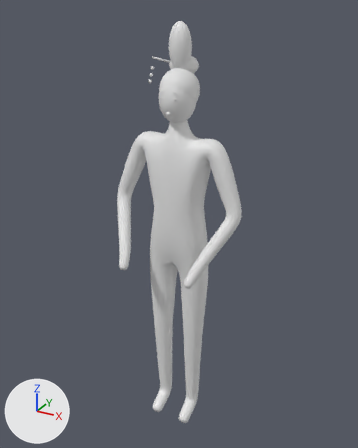
A saved change to the FBX model Assets/HuaShang/Resources/HuaShang/Art/Characters/SK_yangGuiFei.fbx.
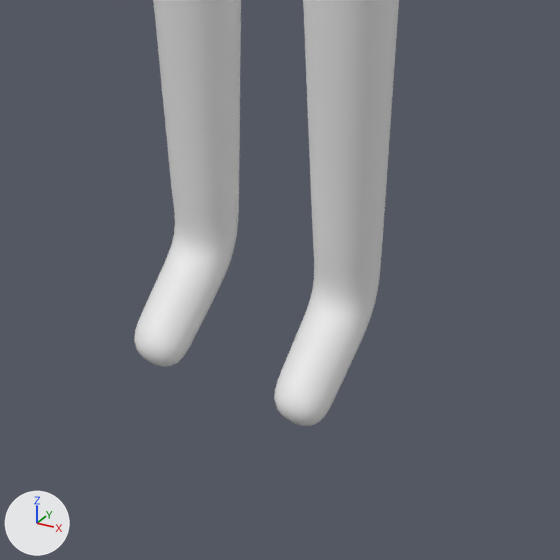
The first picture shows the older version from a camera (50 mm lens) standing at (0.951, -1.729, 1.899) and looking at (0.006, -0.011, 1.04). The close-ups show the older and then the newer version on the part from 36% to 65% of the width and 77% to 100% of the height of that picture. Only the edits that show in the close-ups are written down. The lights are fixed; the arrows at lower left show +X, +Y and +Z. Where no turn or scale is listed for an object, it has been applied to the vertices.

In view in the first close-up: 'Body'.
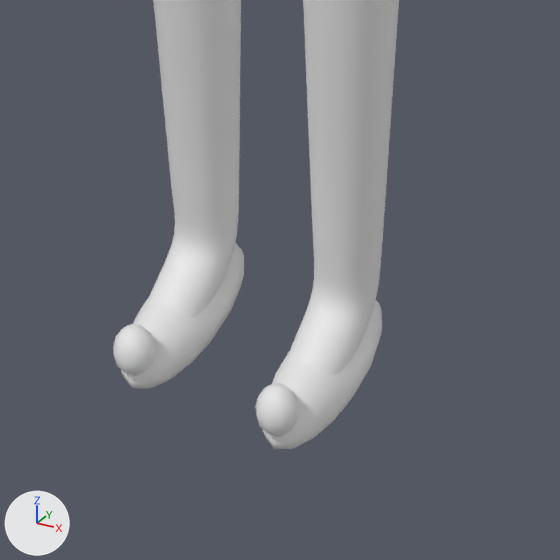
Changed parts and their boxes (x1, y1, x2, y2) in the close-ups (560 x 560 px):
'Shoe.001', added
    after: (121, 242, 244, 388)
'Shoe', added
    after: (263, 301, 382, 449)
'ShoeTip', added
    after: (255, 383, 299, 436)
'ShoeTip.001', added
    after: (113, 324, 155, 376)

Edits to the bpy script that builds the scene:
```text
Add me_shoetip:
    me_shoetip.from_pydata(...)  # a UV sphere (10 segments, 6 rings, poles along z) spanning x 0.056..0.094, y -0.155..-0.115, z 0.045..0.095
    me_shoetip.materials.append(mat_m_lacquer_red)  # white #e7e7e7
Add me_shoe:
    me_shoe.from_pydata(...)  # 146 vertices, 160 faces; spans x 0.04..0.11, y -0.145..0.055, z 0.0..0.08
    me_shoe.materials.append(mat_m_lacquer_red)  # white #e7e7e7
Add me_shoetip_001:
    me_shoetip_001.from_pydata(...)  # a UV sphere (10 segments, 6 rings, poles along z) spanning x -0.094..-0.056, y -0.155..-0.115, z 0.045..0.095
    me_shoetip_001.materials.append(mat_m_lacquer_red)  # white #e7e7e7
Add me_shoe_001:
    me_shoe_001.from_pydata(...)  # 146 vertices, 160 faces; spans x -0.11..-0.04, y -0.145..0.055, z 0.0..0.08
    me_shoe_001.materials.append(mat_m_lacquer_red)  # white #e7e7e7
Add ob_shoetip:
    ob_shoetip = bpy.data.objects.new('ShoeTip', me_shoetip)
    ob_shoetip.location = (0.0, 0.0, 0.0)
Add ob_shoe:
    ob_shoe = bpy.data.objects.new('Shoe', me_shoe)
    ob_shoe.location = (0.0, 0.0, 0.0)
Add ob_shoetip_001:
    ob_shoetip_001 = bpy.data.objects.new('ShoeTip.001', me_shoetip_001)
    ob_shoetip_001.location = (0.0, 0.0, 0.0)
Add ob_shoe_001:
    ob_shoe_001 = bpy.data.objects.new('Shoe.001', me_shoe_001)
    ob_shoe_001.location = (0.0, 0.0, 0.0)
```
